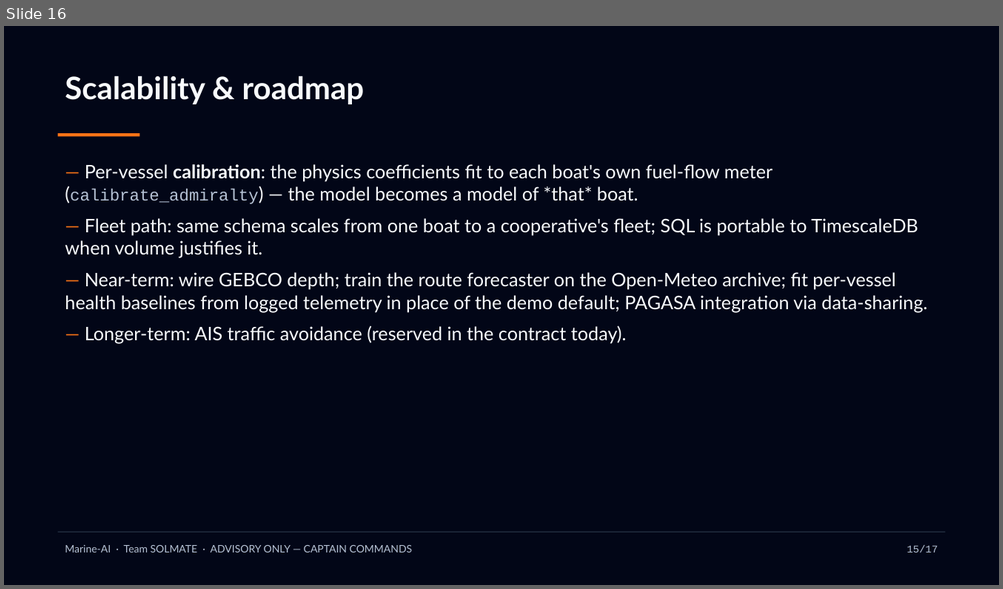
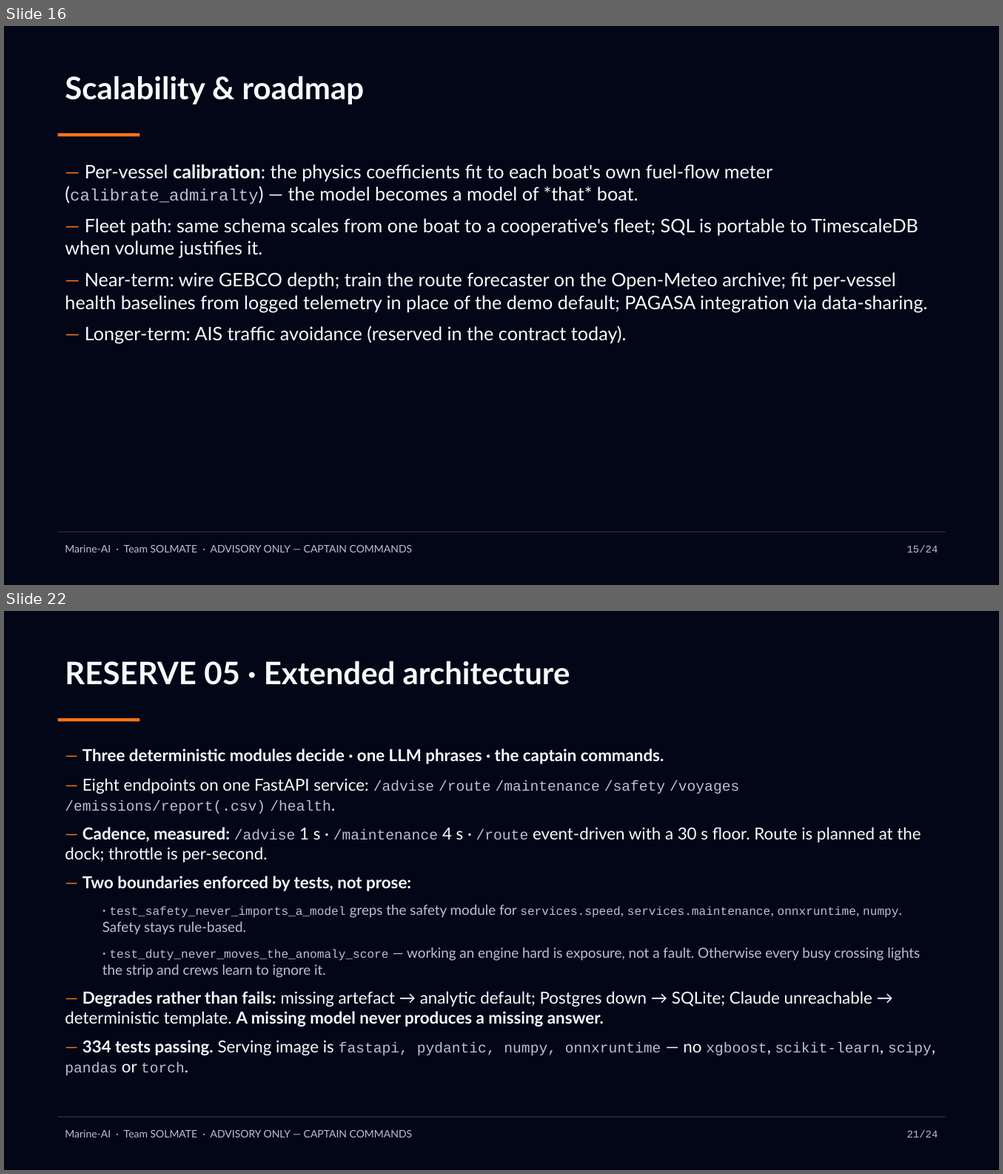
Before and after one commit to JustineSalinas/AIHackathon2026_SOLMATE_MARINE-AI, a slide deck: docs/Marine-AI-Pitch-Deck.pptx. Shown one above the other, each under a label of ours: slide 16 before the commit, slides 16 and 22 after it; the slides between them are not shown. The pictures are 1003x589 and 1003x1174 pixels, drawn with LibreOffice and Linux fonts; fonts in the diff are those of the drawing. Boxes give left, top, right and bottom in pixels: in the first picture for what was removed or moved away, otherwise in the second. Text is boxed around its words. In the diff, an @@ line names an element or a change of style, - is before the commit and + after.

```diff
--- a/docs/Marine-AI-Pitch-Deck.pptx
+++ b/docs/Marine-AI-Pitch-Deck.pptx
@@ slide 22 added at box(4, 611, 999, 1170), background #020617 @@
@@ text added at box(65, 661, 570, 685), 30 pt, text #F8FAFC, bold @@
+RESERVE 05 · Extended architecture
@@ rectangle added at box(58, 718, 140, 721), fill #F97316 @@
@@ text added at box(65, 749, 931, 1076), 16 pt, text #B6C2D4 @@
+— Three deterministic modules decide · one LLM phrases · the captain commands.
+— Eight endpoints on one FastAPI service: /advise /route /maintenance /safety /voyages /emissions/report(.csv) /health.
+— Cadence, measured: /advise 1 s · /maintenance 4 s · /route event-driven with a 30 s floor. Route is planned at the dock; throttle is per-second.
+— Two boundaries enforced by tests, not prose:
+  · test_safety_never_imports_a_model greps the safety module for services.speed, services.maintenance, onnxruntime, numpy. Safety stays rule-based.
+  · test_duty_never_moves_the_anomaly_score — working an engine hard is exposure, not a fault. Otherwise every busy crossing lights the strip and crews learn to ignore it.
+— Degrades rather than fails: missing artefact → analytic default; Postgres down → SQLite; Claude unreachable → deterministic template. A missing model never produces a missing answer.
+— 334 tests passing. Serving image is fastapi, pydantic, numpy, onnxruntime — no xgboost, scikit-learn, scipy, pandas or torch.
@@ rectangle added at box(58, 1117, 945, 1118), fill #1E293B @@
@@ text added at box(65, 1130, 412, 1138), 10 pt, text #B6C2D4 @@
+Marine-AI · Team SOLMATE · ADVISORY ONLY — CAPTAIN COMMANDS
@@ text added at box(907, 1130, 938, 1138), 10 pt, text #B6C2D4 @@
+21/24
@@ slide 16 changed as well @@
@@ text at box(907, 545, 938, 553): text changed @@
-15/17
+15/24
```
Also in this commit, not shown: 17 other slides changed, 6 other slides added, 1 other file.
